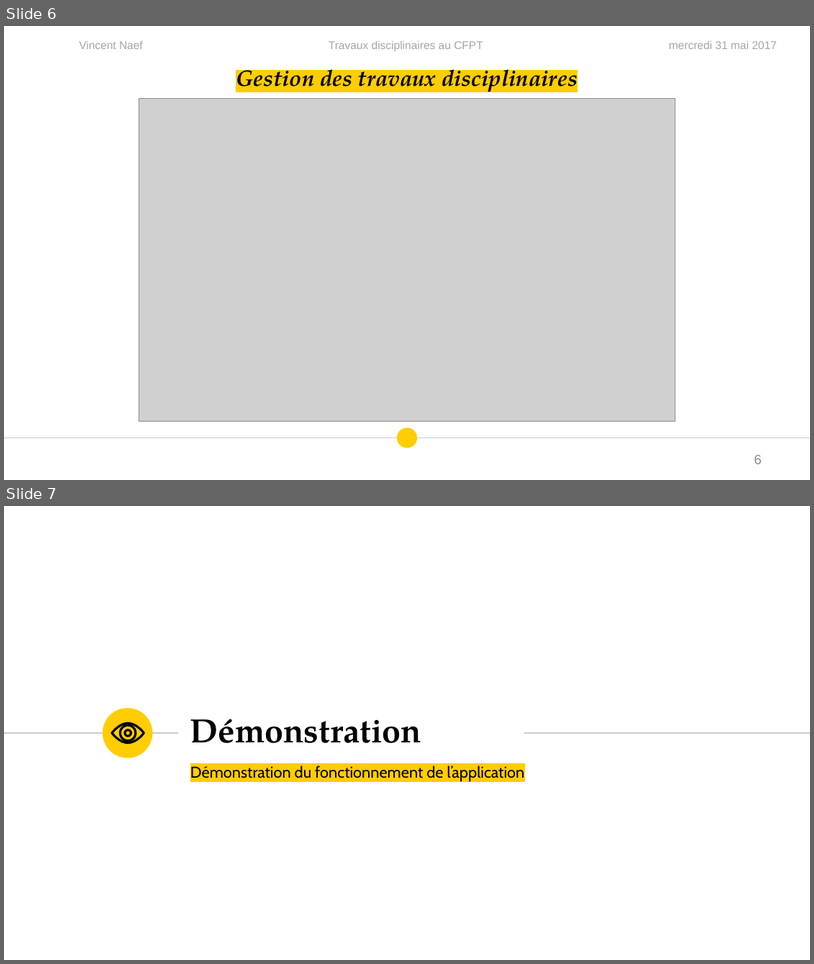
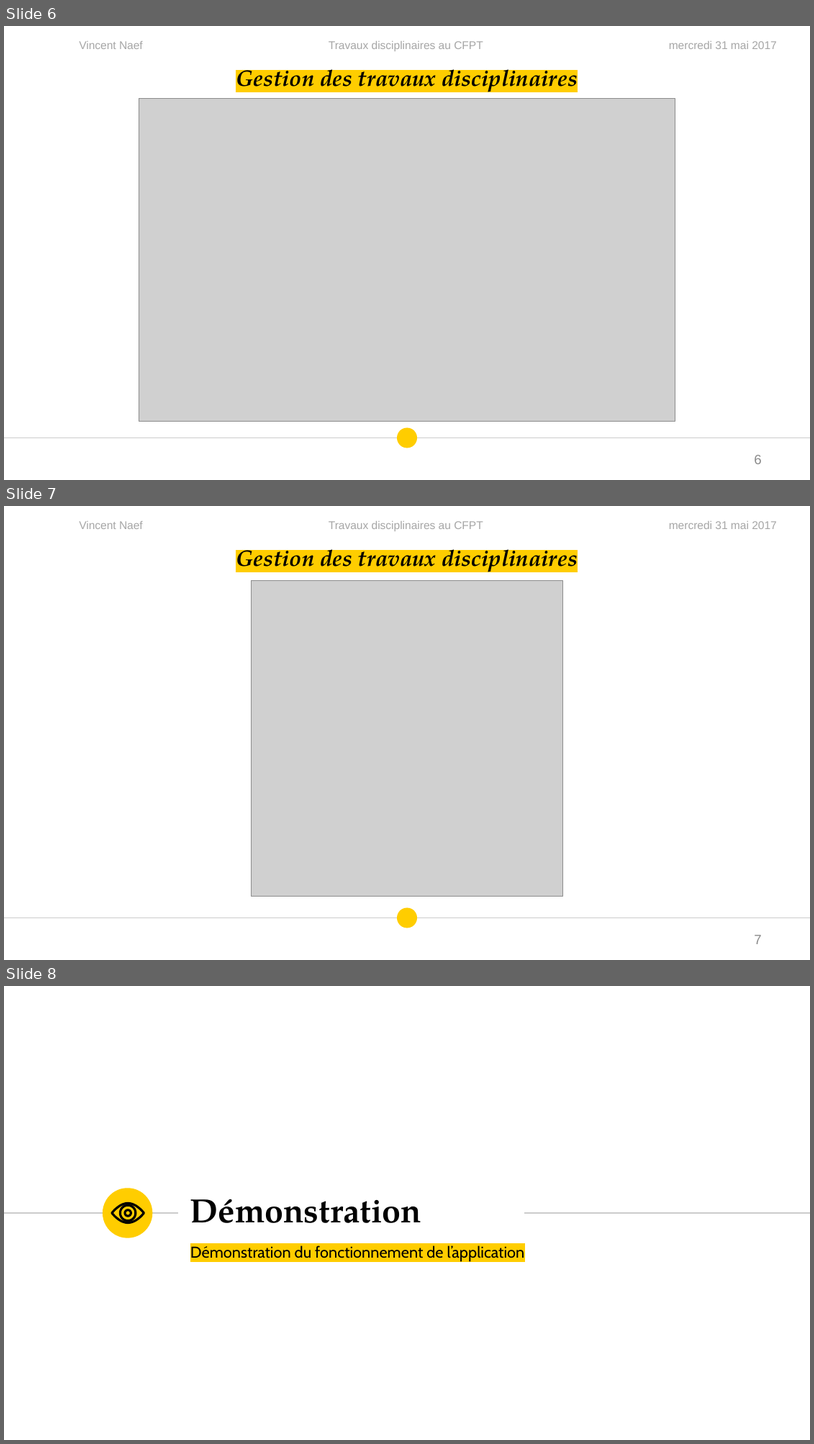
Before and after one commit to vinelo/TPI, a slide deck: Présentation/PresentationTPI.pptx. Shown one above the other, each under a label of ours: slides 6 and 7 before the commit, slides 6, 7 and 8 after it. The pictures are 814x964 and 814x1444 pixels, drawn with LibreOffice and Linux fonts; fonts in the diff are those of the drawing; grey boxes stand for pictures. Boxes give left, top, right and bottom in pixels: in the first picture for what was removed or moved away, otherwise in the second. Text is boxed around its words. In the diff, an @@ line names an element or a change of style, - is before the commit and + after.

```diff
--- a/Présentation/PresentationTPI.pptx
+++ b/Présentation/PresentationTPI.pptx
@@ slide 7 added at <box>4,506,810,960</box>, background #FFFFFF; not listed: 5 template elements that a slide beside it also shows @@
@@ text added at <box>236,543,578,574</box>, 20 pt, text #000000, bold, italic @@
+Gestion des travaux disciplinaires
@@ picture added at <box>252,580,563,896</box> @@
@@ page number added at <box>754,934,761,944</box>, 12 pt, text #8C8C8C @@
+7
@@ what was slide 7 is now slide 8 @@
```
Also in this commit, not shown: 2 other files.
